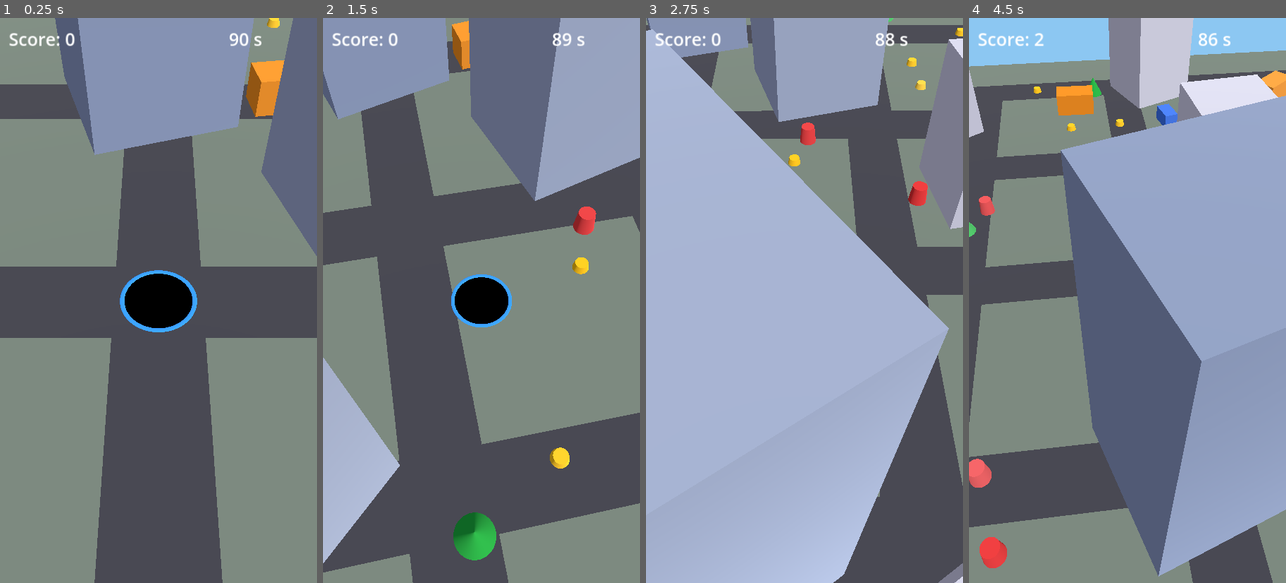
Above: before the commit, frames 1-4 (left to right).
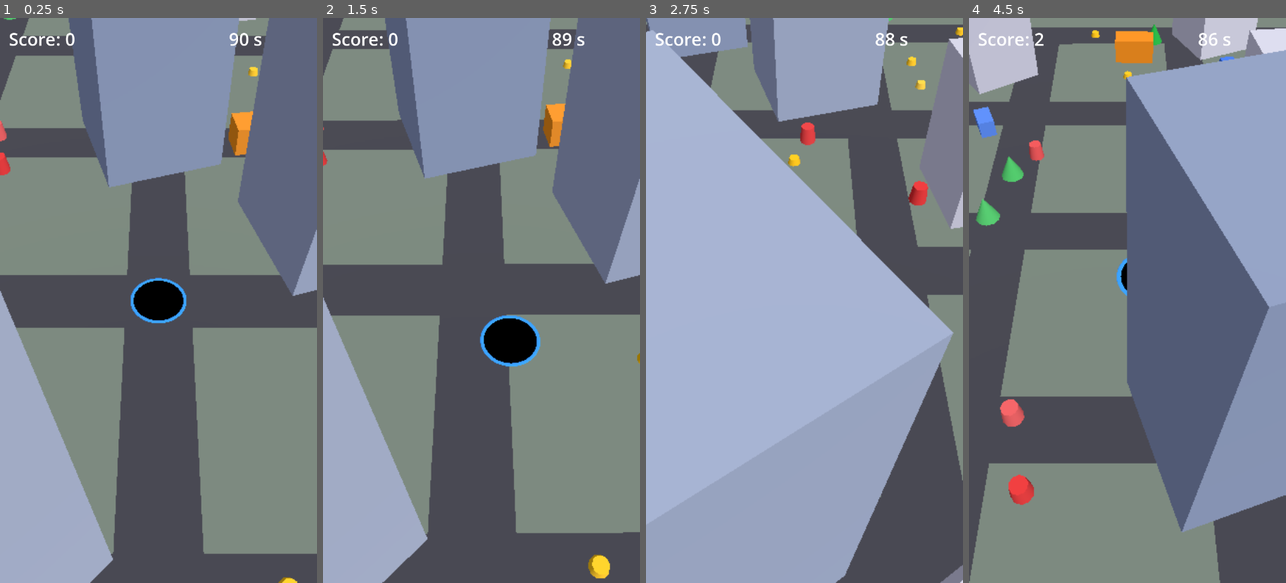
Above: after the commit, the same moments.

Repository: jp196400/hole-arcade
Game: Godot game, scene res://main.tscn
Two runs of this game, one before a commit and one after it. Both use one fixed random seed, a clock stepped at 60 frames per second and the inputs below.
Inputs (mouse positions are in pixels of both pictures, inside the frame that each line leads up to):
- Up to frame 1 (0.25 s): no input
- Up to frame 2 (1.5 s): move the mouse to (551, 272) at 0.52 s; click (551, 272) at 0.67 s; drag from (418, 328) to (465, 413) at 1.27 s
- Up to frame 3 (2.75 s): move the mouse to (836, 176) at 2.02 s; click (836, 176) at 2.17 s
- Up to frame 4 (4.5 s): drag from (1111, 413) to (1032, 215) at 2.77 s; move the mouse to (1222, 385) at 3.52 s; click (1222, 385) at 3.67 s; drag from (1032, 215) to (1079, 159) at 4.27 s

The runs differ from the first frame. In frame 1, 34% of the frame differs, in the area x 0-100%, y 0-100%; in frame 2, 67%; in frame 3, 6.3%; in frame 4, 60%.

Commit message:
Smooth hole and camera motion for mobile web.
Ease the hole toward each drag with a delta speed cap, lerp the camera, and render fewer shadowed meshes at a lower 3D resolution.

Co-authored-by: jp196400 <jp196400@users.noreply.github.com>

Diff:
--- a/main.gd
+++ b/main.gd
@@ -4,18 +4,28 @@
 const ROUND_TIME := 90.0
 const CITY_HALF := 40.0
 const SPEED := 0.06  # world units per screen pixel dragged
+const FOLLOW_RATE := 18.0  # exponential catch-up toward the finger
+const MAX_SPEED := 72.0  # world units per second; stops a touch spike from teleporting
+const PHYSICS_ON := 11.0
+const PHYSICS_OFF := 15.0
 
 var hole_pos := Vector3.ZERO
+var drag_target := Vector3.ZERO
 var hole_radius := 1.0
 var score := 0
 var time_left := ROUND_TIME
 var playing := true
-var objects: Array = []   # [{node, size, points}]
-var falling: Array = []   # [{node, t, start}]
+var objects: Array = []   # props still in the city
+var falling: Array = []   # [{node, t}]
+var kind_lists: Array = []
+var kind_meshes: Array = []
+var kind_multimeshes: Array = []
 
 var hole_mesh: MeshInstance3D
 var rim_mesh: MeshInstance3D
 var cam: Camera3D
+var cam_look := Vector3.ZERO
+var cam_distance := 15.0
 var score_lbl: Label
 var timer_lbl: Label
 var over_panel: Control
@@ -31,6 +41,9 @@
 	var m := StandardMaterial3D.new()
 	m.albedo_color = c
 	return m
+
+func _no_shadow(g: GeometryInstance3D) -> void:
+	g.cast_shadow = GeometryInstance3D.SHADOW_CASTING_SETTING_OFF
 
 func _build_world() -> void:
 	var env := WorldEnvironment.new()
@@ -43,38 +56,82 @@
 	add_child(env)
 	var sun := DirectionalLight3D.new()
 	sun.rotation_degrees = Vector3(-55, 35, 0)
+	sun.shadow_enabled = false
 	add_child(sun)
 	var ground := MeshInstance3D.new()
 	var pm := PlaneMesh.new()
 	pm.size = Vector2(CITY_HALF * 2 + 10, CITY_HALF * 2 + 10)
 	ground.mesh = pm
 	ground.material_override = _mat(Color(0.45, 0.5, 0.45))
+	_no_shadow(ground)
 	add_child(ground)
-	# roads grid
-	for i in range(-4, 5):
-		for horiz in [true, false]:
-			var r := MeshInstance3D.new()
-			var rm := PlaneMesh.new()
-			rm.size = Vector2(CITY_HALF * 2, 2.5) if horiz else Vector2(2.5, CITY_HALF * 2)
-			r.mesh = rm
-			r.material_override = _mat(Color(0.25, 0.25, 0.28))
-			r.position = Vector3(0, 0.005, i * 10) if horiz else Vector3(i * 10, 0.006, 0)
-			add_child(r)
+	var floor_body := StaticBody3D.new()
+	var floor_shape := BoxShape3D.new()
+	floor_shape.size = Vector3(CITY_HALF * 2 + 10, 1.0, CITY_HALF * 2 + 10)
+	var floor_col := CollisionShape3D.new()
+	floor_col.shape = floor_shape
+	floor_col.position = Vector3(0, -0.5, 0)
+	floor_body.add_child(floor_col)
+	add_child(floor_body)
+	var roads := MeshInstance3D.new()
+	roads.mesh = _merged_roads()
+	roads.material_override = _mat(Color(0.25, 0.25, 0.28))
+	_no_shadow(roads)
+	add_child(roads)
 	hole_mesh = MeshInstance3D.new()
 	var cm := CylinderMesh.new()
 	cm.top_radius = 1.0; cm.bottom_radius = 1.0; cm.height = 0.02
 	hole_mesh.mesh = cm
 	var hm := _mat(Color.BLACK); hm.shading_mode = BaseMaterial3D.SHADING_MODE_UNSHADED
 	hole_mesh.material_override = hm
+	_no_shadow(hole_mesh)
+	hole_mesh.physics_interpolation_mode = Node.PHYSICS_INTERPOLATION_MODE_OFF
 	add_child(hole_mesh)
 	rim_mesh = MeshInstance3D.new()
 	var tm := TorusMesh.new(); tm.inner_radius = 0.95; tm.outer_radius = 1.08
 	rim_mesh.mesh = tm
 	rim_mesh.material_override = _mat(Color(0.2, 0.6, 1.0))
+	_no_shadow(rim_mesh)
+	rim_mesh.physics_interpolation_mode = Node.PHYSICS_INTERPOLATION_MODE_OFF
 	add_child(rim_mesh)
 	cam = Camera3D.new()
 	cam.fov = 60
+	cam.physics_interpolation_mode = Node.PHYSICS_INTERPOLATION_MODE_OFF
 	add_child(cam)
+	cam_distance = 10.0 + hole_radius * 5.0
+	cam_look = hole_pos
+	cam.position = hole_pos + Vector3(0, cam_distance, cam_distance * 0.75)
+	cam.look_at(cam_look, Vector3.UP)
+
+func _merged_roads() -> ArrayMesh:
+	var st := SurfaceTool.new()
+	st.begin(Mesh.PRIMITIVE_TRIANGLES)
+	for i in range(-4, 5):
+		for horiz in [true, false]:
+			var rm := PlaneMesh.new()
+			rm.size = Vector2(CITY_HALF * 2, 2.5) if horiz else Vector2(2.5, CITY_HALF * 2)
+			var at := Vector3(0, 0.005, i * 10) if horiz else Vector3(i * 10, 0.006, 0)
+			st.append_from(rm, 0, Transform3D(Basis(), at))
+	return st.commit()
+
+func _kind_mesh(size: float, height: float) -> Mesh:
+	if size >= 3.0 or size == 1.1 or size == 1.8:
+		var b := BoxMesh.new()
+		b.size = Vector3(size * 1.4, height, size * (1.4 if size >= 3.0 else 0.8))
+		return b
+	if size == 0.6:
+		var c := CylinderMesh.new()
+		c.top_radius = 0.0
+		c.bottom_radius = size
+		c.height = height
+		c.radial_segments = 10
+		return c
+	var c2 := CylinderMesh.new()
+	c2.top_radius = size * 0.8
+	c2.bottom_radius = size
+	c2.height = height
+	c2.radial_segments = 10
+	return c2
 
 func _spawn_city() -> void:
 	# kinds: [size(footprint radius), height, color, points]
@@ -87,33 +144,128 @@
 		[3.0, 6.0, Color(0.8, 0.8, 0.85), 25],# house
 		[4.0, 12.0, Color(0.6, 0.65, 0.75), 50] # tower
 	]
+	kind_lists.resize(kinds.size())
+	kind_meshes.resize(kinds.size())
+	kind_multimeshes.resize(kinds.size())
+	for i in kinds.size():
+		kind_lists[i] = []
+		var size: float = kinds[i][0]
+		var height: float = kinds[i][1]
+		kind_meshes[i] = _kind_mesh(size, height)
 	for i in range(260):
-		var k: Array = kinds[mini(int(pow(randf(), 1.8) * kinds.size()), kinds.size() - 1)]
+		var ki := mini(int(pow(randf(), 1.8) * kinds.size()), kinds.size() - 1)
+		var k: Array = kinds[ki]
 		var p := Vector3(randf_range(-CITY_HALF, CITY_HALF), 0, randf_range(-CITY_HALF, CITY_HALF))
 		if p.length() < 4.0: continue
 		var ok := true
+		var height: float = k[1]
+		var center := p + Vector3(0, height * 0.5, 0)
 		for o in objects:
-			if o.node.position.distance_to(p) < o.size + k[0] + 0.3:
-				ok = false; break
+			if o.center.distance_to(p) < o.size + k[0] + 0.3:
+				ok = false
+				break
 		if not ok: continue
-		var n := MeshInstance3D.new()
 		var size: float = k[0]
-		if size >= 3.0 or size == 1.1 or size == 1.8:
-			var b := BoxMesh.new()
-			b.size = Vector3(size * 1.4, k[1], size * (1.4 if size >= 3.0 else 0.8))
-			n.mesh = b
-		elif size == 0.6:
-			var c := CylinderMesh.new(); c.top_radius = 0.0; c.bottom_radius = size; c.height = k[1]
-			n.mesh = c
-		else:
-			var c2 := CylinderMesh.new(); c2.top_radius = size * 0.8; c2.bottom_radius = size; c2.height = k[1]
-			n.mesh = c2
 		var col: Color = k[2]
-		n.material_override = _mat(col.lightened(randf_range(-0.15, 0.15)))
-		n.position = p + Vector3(0, k[1] * 0.5, 0)
-		n.rotation.y = randf() * TAU
-		add_child(n)
-		objects.append({"node": n, "size": size, "points": k[3]})
+		col = col.lightened(randf_range(-0.15, 0.15))
+		var basis := Basis(Vector3.UP, randf() * TAU)
+		var list: Array = kind_lists[ki]
+		var obj := {
+			"kind": ki,
+			"index": list.size(),
+			"pos": p,
+			"center": center,
+			"xform": Transform3D(basis, center),
+			"size": size,
+			"height": height,
+			"points": k[3],
+			"color": col,
+			"body": null,
+		}
+		list.append(obj)
+		objects.append(obj)
+	for ki in kinds.size():
+		_build_kind_multimesh(ki)
+	_update_nearby_physics()
+
+func _build_kind_multimesh(ki: int) -> void:
+	var list: Array = kind_lists[ki]
+	if list.is_empty():
+		return
+	var mm := MultiMesh.new()
+	mm.transform_format = MultiMesh.TRANSFORM_3D
+	mm.use_colors = true
+	mm.mesh = kind_meshes[ki]
+	mm.instance_count = list.size()
+	mm.visible_instance_count = list.size()
+	for obj in list:
+		mm.set_instance_transform(obj.index, obj.xform)
+		mm.set_instance_color(obj.index, obj.color)
+	var inst := MultiMeshInstance3D.new()
+	inst.multimesh = mm
+	var mat := _mat(Color.WHITE)
+	mat.vertex_color_use_as_albedo = true
+	inst.material_override = mat
+	inst.custom_aabb = AABB(Vector3(-CITY_HALF, -2, -CITY_HALF), Vector3(CITY_HALF * 2, 40, CITY_HALF * 2))
+	_no_shadow(inst)
+	add_child(inst)
+	kind_multimeshes[ki] = mm
+
+func _remove_prop(o: Dictionary) -> void:
+	_disable_body(o)
+	var list: Array = kind_lists[o.kind]
+	var mm: MultiMesh = kind_multimeshes[o.kind]
+	var i: int = o.index
+	var last: int = list.size() - 1
+	if i != last:
+		var swapped: Dictionary = list[last]
+		swapped.index = i
+		list[i] = swapped
+		mm.set_instance_transform(i, swapped.xform)
+		mm.set_instance_color(i, swapped.color)
+	list.pop_back()
+	mm.visible_instance_count = list.size()
+	objects.erase(o)
+
+func _enable_body(o: Dictionary) -> void:
+	if o.body != null:
+		return
+	var body := StaticBody3D.new()
+	body.physics_interpolation_mode = Node.PHYSICS_INTERPOLATION_MODE_ON
+	body.transform = o.xform
+	var col := CollisionShape3D.new()
+	var size: float = o.size
+	var height: float = o.height
+	if size >= 3.0 or size == 1.1 or size == 1.8:
+		var box := BoxShape3D.new()
+		box.size = Vector3(size * 1.4, height, size * (1.4 if size >= 3.0 else 0.8))
+		col.shape = box
+	else:
+		var cyl := CylinderShape3D.new()
+		cyl.radius = size
+		cyl.height = height
+		col.shape = cyl
+	body.add_child(col)
+	add_child(body)
+	o.body = body
+
+func _disable_body(o: Dictionary) -> void:
+	var body: StaticBody3D = o.body
+	if body == null:
+		return
+	body.queue_free()
+	o.body = null
+
+func _update_nearby_physics() -> void:
+	var on_r := PHYSICS_ON + hole_radius
+	var off_r := PHYSICS_OFF + hole_radius
+	for o in objects:
+		var d := Vector2(o.pos.x - hole_pos.x, o.pos.z - hole_pos.z).length()
+		if o.body == null:
+			if d <= on_r:
+				_enable_body(o)
+		elif d >= off_r:
+			_disable_body(o)
 
 func _build_ui() -> void:
 	var ui := CanvasLayer.new(); add_child(ui)
@@ -137,48 +289,83 @@
 
 func _input(event: InputEvent) -> void:
 	if event is InputEventScreenDrag and playing:
+		# Relative drag moves the target. The hole eases toward it in _process.
 		var d: Vector2 = event.relative * SPEED * (0.8 + hole_radius * 0.2)
-		hole_pos += Vector3(d.x, 0, d.y)
-		hole_pos.x = clampf(hole_pos.x, -CITY_HALF, CITY_HALF)
-		hole_pos.z = clampf(hole_pos.z, -CITY_HALF, CITY_HALF)
+		drag_target += Vector3(d.x, 0, d.y)
+		drag_target.x = clampf(drag_target.x, -CITY_HALF, CITY_HALF)
+		drag_target.z = clampf(drag_target.z, -CITY_HALF, CITY_HALF)
 	elif event is InputEventScreenTouch and event.pressed and not playing:
 		get_tree().reload_current_scene()
 
+func _move_hole(delta: float) -> void:
+	var to := drag_target - hole_pos
+	var dist := to.length()
+	if dist < 0.0001:
+		return
+	var alpha := 1.0 - exp(-FOLLOW_RATE * delta)
+	var step := to * alpha
+	var max_step := MAX_SPEED * (0.8 + hole_radius * 0.2) * delta
+	if step.length() > max_step:
+		step = to.normalized() * max_step
+	# Never step past the target (large delta would otherwise overshoot the cap math).
+	if step.length() > dist:
+		step = to
+	hole_pos += step
+	hole_pos.x = clampf(hole_pos.x, -CITY_HALF, CITY_HALF)
+	hole_pos.z = clampf(hole_pos.z, -CITY_HALF, CITY_HALF)
+
+func _smooth_camera(delta: float) -> void:
+	var want_h := 10.0 + hole_radius * 5.0
+	cam_distance = lerpf(cam_distance, want_h, 1.0 - exp(-2.4 * delta))
+	var want_pos := hole_pos + Vector3(0, cam_distance, cam_distance * 0.75)
+	cam.position = cam.position.lerp(want_pos, 1.0 - exp(-4.5 * delta))
+	cam_look = cam_look.lerp(hole_pos, 1.0 - exp(-6.0 * delta))
+	cam.look_at(cam_look, Vector3.UP)
+
 func _process(delta: float) -> void:
+	# Drop browser hitches so one stalled frame cannot teleport the sim.
+	delta = minf(delta, 1.0 / 20.0)
 	if playing:
 		time_left -= delta
 		if time_left <= 0.0:
 			time_left = 0.0; playing = false
 			over_lbl.text = "Time's up!\nScore: %d\n\nTap to play again" % score
 			over_panel.visible = true
+		_move_hole(delta)
+		_update_nearby_physics()
 		_check_swallow()
-	# grow smoothly toward target radius
 	var target := 1.0 + sqrt(float(score)) * 0.35
-	hole_radius = lerpf(hole_radius, target, delta * 3.0)
+	hole_radius = lerpf(hole_radius, target, 1.0 - exp(-3.0 * delta))
 	hole_mesh.position = hole_pos + Vector3(0, 0.02, 0)
 	hole_mesh.scale = Vector3(hole_radius, 1, hole_radius)
 	rim_mesh.position = hole_pos + Vector3(0, 0.03, 0)
 	rim_mesh.scale = Vector3(hole_radius, 0.3, hole_radius)
+	var fall_pull := 1.0 - exp(-6.0 * delta)
 	for f in falling.duplicate():
 		f.t += delta
 		var n: MeshInstance3D = f.node
-		n.position = n.position.lerp(Vector3(hole_pos.x, n.position.y, hole_pos.z), delta * 6.0)
+		n.position.x = lerpf(n.position.x, hole_pos.x, fall_pull)
+		n.position.z = lerpf(n.position.z, hole_pos.z, fall_pull)
 		n.position.y -= delta * (4.0 + f.t * 25.0)
 		n.rotation.x += delta * 3.0
 		n.scale = Vector3.ONE * maxf(0.05, 1.0 - f.t * 1.2)
 		if f.t > 0.8:
 			n.queue_free(); falling.erase(f)
-	var h := 10.0 + hole_radius * 5.0
-	cam.position = cam.position.lerp(hole_pos + Vector3(0, h, h * 0.75), delta * 5.0)
-	cam.look_at(hole_pos, Vector3.UP)
+	_smooth_camera(delta)
 	score_lbl.text = "Score: %d" % score
 	timer_lbl.text = "%d s" % ceili(time_left)
 
 func _check_swallow() -> void:
 	for o in objects.duplicate():
-		var n: MeshInstance3D = o.node
-		var d := Vector2(n.position.x - hole_pos.x, n.position.z - hole_pos.z).length()
+		var d := Vector2(o.pos.x - hole_pos.x, o.pos.z - hole_pos.z).length()
 		if o.size < hole_radius * 0.9 and d < hole_radius - o.size * 0.5:
-			objects.erase(o)
+			var n := MeshInstance3D.new()
+			n.mesh = kind_meshes[o.kind]
+			n.material_override = _mat(o.color)
+			n.transform = o.xform
+			n.physics_interpolation_mode = Node.PHYSICS_INTERPOLATION_MODE_OFF
+			_no_shadow(n)
+			add_child(n)
+			_remove_prop(o)
 			falling.append({"node": n, "t": 0.0})
 			score += o.points
--- a/project.godot
+++ b/project.godot
@@ -8,14 +8,25 @@
 [display]
 window/size/viewport_width=720
 window/size/viewport_height=1280
-window/stretch/mode="canvas_items"
+window/stretch/mode="viewport"
+window/stretch/aspect="expand"
+window/stretch/scale_mode="fractional"
 window/handheld/orientation=1
 
 [input_devices]
 pointing/emulate_touch_from_mouse=true
 
+[physics]
+common/physics_ticks_per_second=60
+common/physics_interpolation=true
+
 [rendering]
 renderer/rendering_method="gl_compatibility"
 renderer/rendering_method.mobile="gl_compatibility"
-
 textures/vram_compression/import_etc2_astc=true
+scaling_3d/mode=0
+scaling_3d/scale=0.75
+lights_and_shadows/directional_shadow/size=1024
+lights_and_shadows/directional_shadow/soft_shadow_filter_quality=0
+lights_and_shadows/positional_shadow/atlas_size=1024
+shading/overrides/force_lambert_over_burley=true
Not shown, changed: README.md
